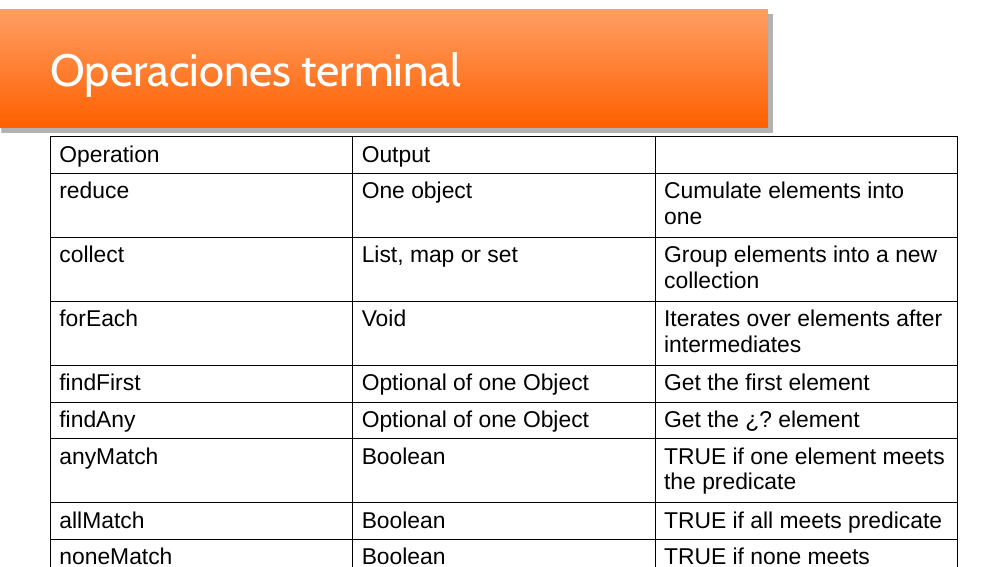
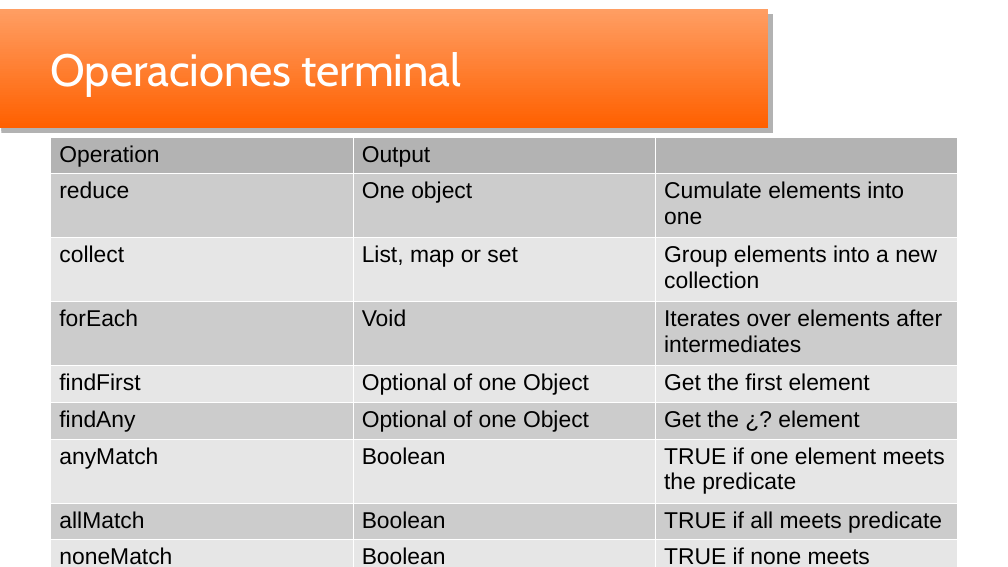
Before and after one commit to oscar-besga-panel/YaitLambdas, a slide deck: slide 12 of YaitLambdas_es.odp. Drawn at 1008x567 pixels with LibreOffice and Linux fonts; fonts in the diff are those of the drawing; background and template pictures are left out. Boxes give left, top, right and bottom in pixels: in the first picture for what was removed or moved away, otherwise in the second. Text is boxed around its words. In the diff, an @@ line names an element or a change of style, - is before the commit and + after.

```diff
--- a/YaitLambdas_es.odp
+++ b/YaitLambdas_es.odp
@@ table at (x1=50, y1=137, x2=959, y2=567) @@
@@ fill none to #B3B3B3 in 2 cells @@
@@ fill none to #CCCCCC in 12 cells @@
@@ fill none to #E6E6E6 in 12 cells @@
@@ borders changed @@
```
Also in this commit, not shown: 4 other slides changed, 3 other files.
